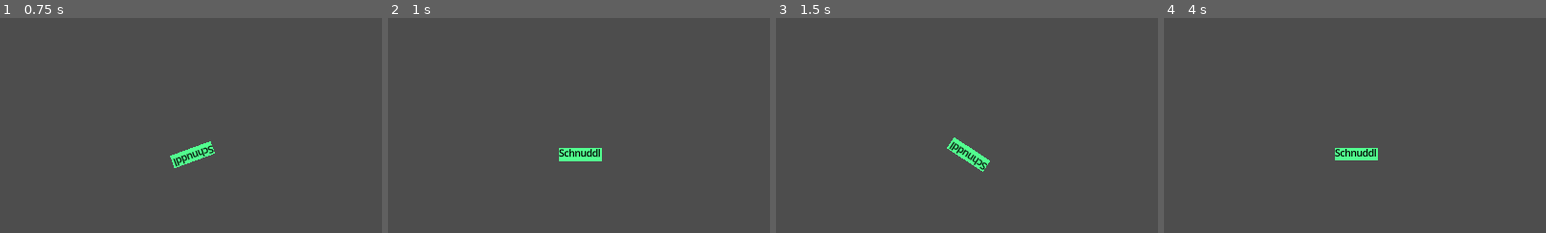
Above: before the commit, frames 1-4 (left to right).
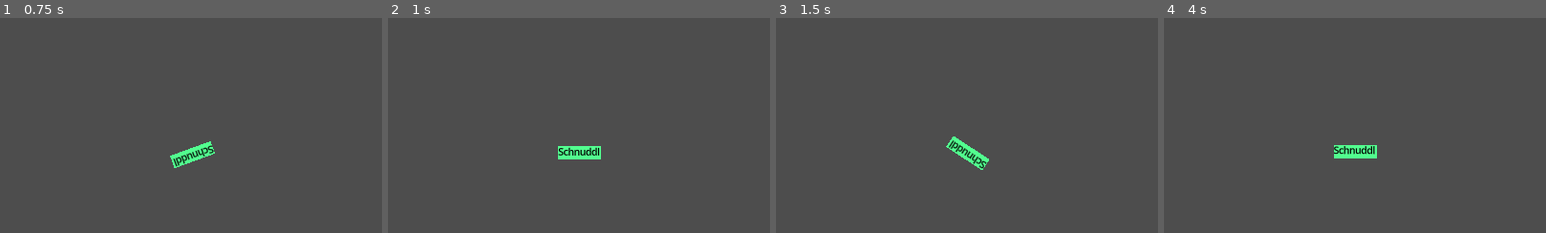
Above: after the commit, the same moments.

Repository: hpi-swa-lab/godot-pronto
Game: Godot game, scene res://prototypes/week-0-drift-1.tscn
The game is run twice, just before and just after one commit, with the same random seed, the same clock (stepped at 60 frames per second) and the same inputs. Before the commit the project has no main scene; this scene is started directly in both runs.
Inputs (mouse positions are % of the whole screen's width and height, from its top left):
- Up to frame 1 (0.75 s): tap Enter at 0.5 s; move the mouse to (72, 45) at 0.52 s; hold Right (ui_right) from 0.53 s (still down); tap Tab at 0.6 s; click (72, 45) at 0.67 s
- Up to frame 2 (1 s): keep holding Right (ui_right); tap Up (ui_up) at 0.77 s
- Up to frame 3 (1.5 s): release Right (ui_right) at 1.25 s; drag from (30, 55) to (45, 70) at 1.27 s
- Up to frame 4 (4 s): tap Space at 2 s; move the mouse to (60, 28) at 2.02 s; hold Left (ui_left) 2.03-2.75 s; tap Tab at 2.1, 3.6 s; drag from (45, 70) to (20, 35) at 2.77 s; tap Enter at 3.5 s; move the mouse to (80, 65) at 3.52 s; hold Right (ui_right) from 3.53 s (still down); tap Up (ui_up) at 3.77 s
The pictures show only the part of the screen within x 29-79%, y 50-100%; the shares and areas given below are measured in that part.

Frame 1 is identical in both runs. In frame 2, 0.6% of the frame differs, in the area x 44-56%, y 59-67%; in frame 3, 0.5%; in frame 4, 0.6%.

Commit message:
Add maximum velocity in connection

Diff:
--- a/project.godot
+++ b/project.godot
@@ -11,6 +11,7 @@
 [application]
 
 config/name="pronto"
+run/main_scene="res://prototypes/week-0-drift-1.tscn"
 config/features=PackedStringArray("4.0", "Forward Plus")
 config/icon="res://icon.svg"
 
--- a/prototypes/week-0-drift-1.tscn
+++ b/prototypes/week-0-drift-1.tscn
@@ -10,8 +10,8 @@
 signal_name = "up"
 to = NodePath("../Move")
 invoke = "add_velocity"
-arguments = ["Vector2.from_angle(from.get_parent().get_rotation())"]
-only_if = "true"
+arguments = ["Vector2.from_angle(from.get_parent().get_rotation())* 10.0"]
+only_if = "to.get_parent().get_velocity().length() < 800"
 expression = ""
 
 [sub_resource type="Resource" id="Resource_umq23"]
@@ -46,7 +46,8 @@
 [node name="Move" type="Node2D" parent="kart"]
 position = Vector2(101, -16)
 script = ExtResource("2_us8qt")
-friction = 5.0
+max_velocity = 20.0
+acceleration = 1.0
 rotated = true
 rotation_speed = 800.0
 
